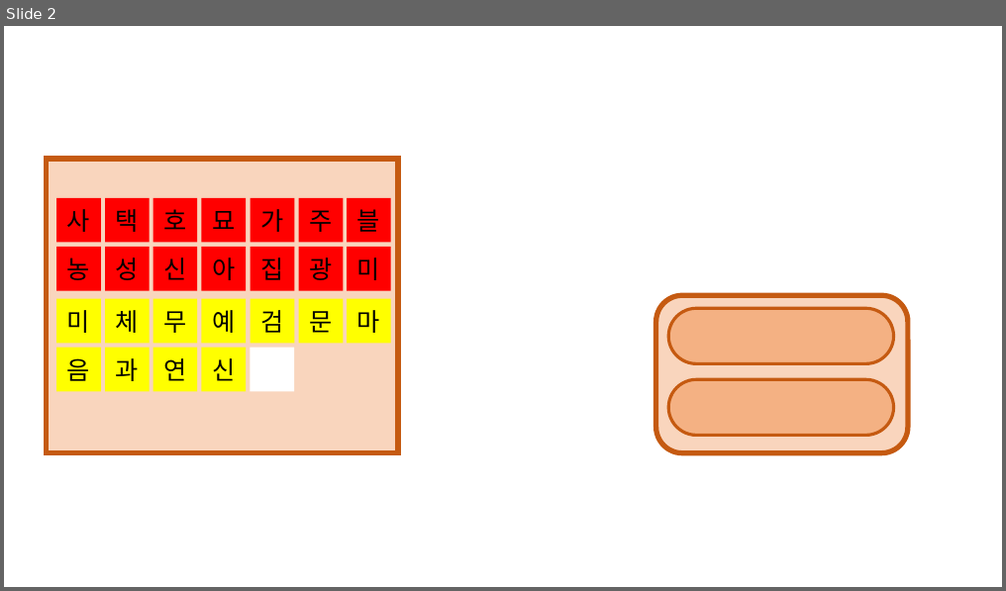
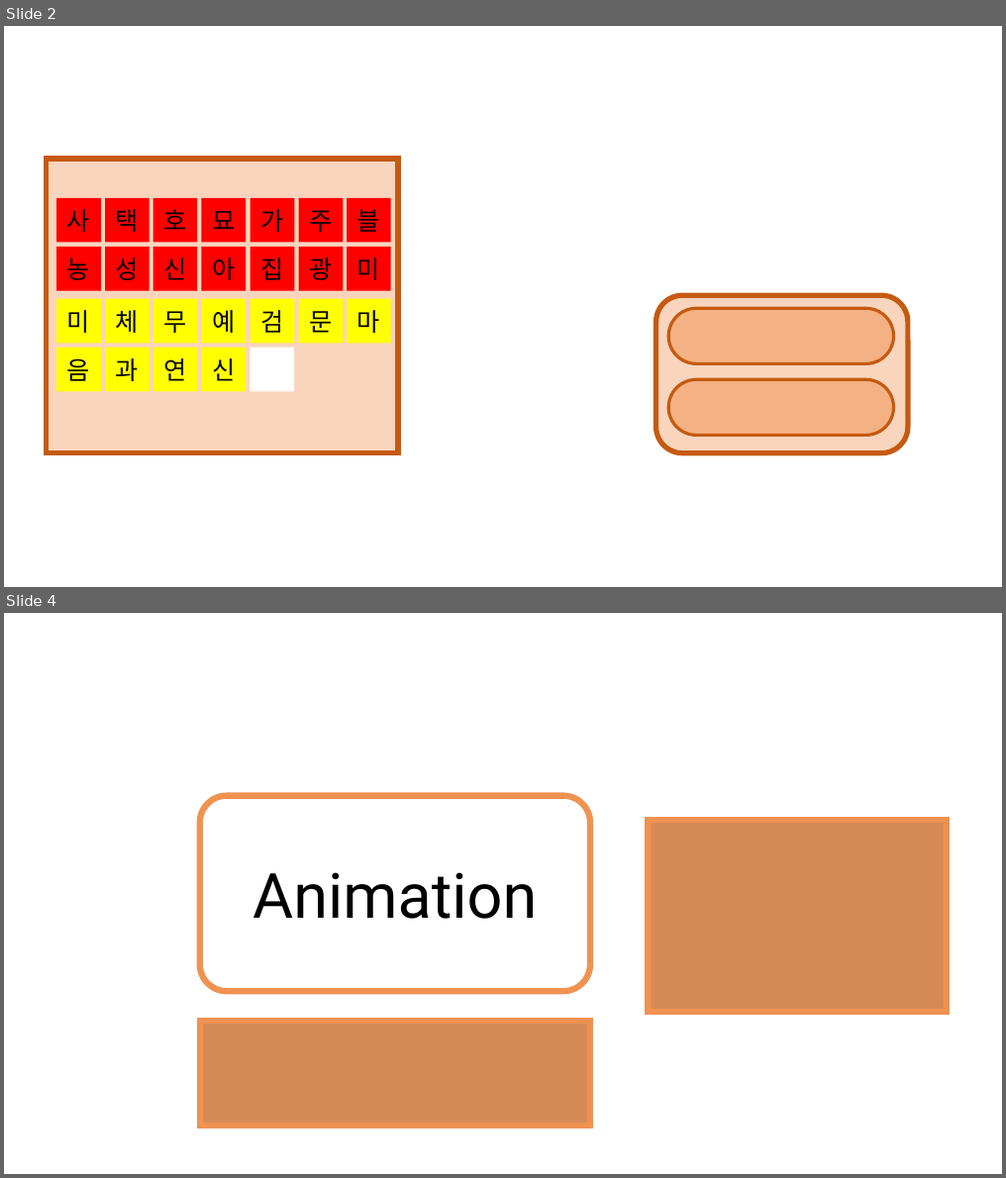
Before and after one commit to hyeongukryu/KaraMaker, a slide deck: EQ1의 아트 더미.pptx. Shown one above the other, each under a label of ours: slide 2 before the commit, slides 2 and 4 after it; the slides between them are not shown. The pictures are 1006x591 and 1006x1178 pixels, drawn with LibreOffice and Linux fonts; fonts in the diff are those of the drawing; background and template pictures are left out. Boxes give left, top, right and bottom in pixels: in the first picture for what was removed or moved away, otherwise in the second. Text is boxed around its words. In the diff, an @@ line names an element or a change of style, - is before the commit and + after.

```diff
--- a/EQ1의 아트 더미.pptx
+++ b/EQ1의 아트 더미.pptx
@@ slide 4 added at <box>4,613,1002,1174</box>, background picture (left out) @@
@@ rounded rectangle added at <box>200,796,591,991</box>, fill #FFFFFF, outline #F09252 6 pt, 60 pt, text #000000 @@
+Animation
@@ rectangle added at <box>648,820,946,1012</box>, fill #C55A11 at 70% opacity, outline #F09252 6 pt @@
@@ rectangle added at <box>200,1021,591,1126</box>, fill #C55A11 at 70% opacity, outline #F09252 6 pt @@
```
Also in this commit, not shown: 1 slide removed, 15 other files.
